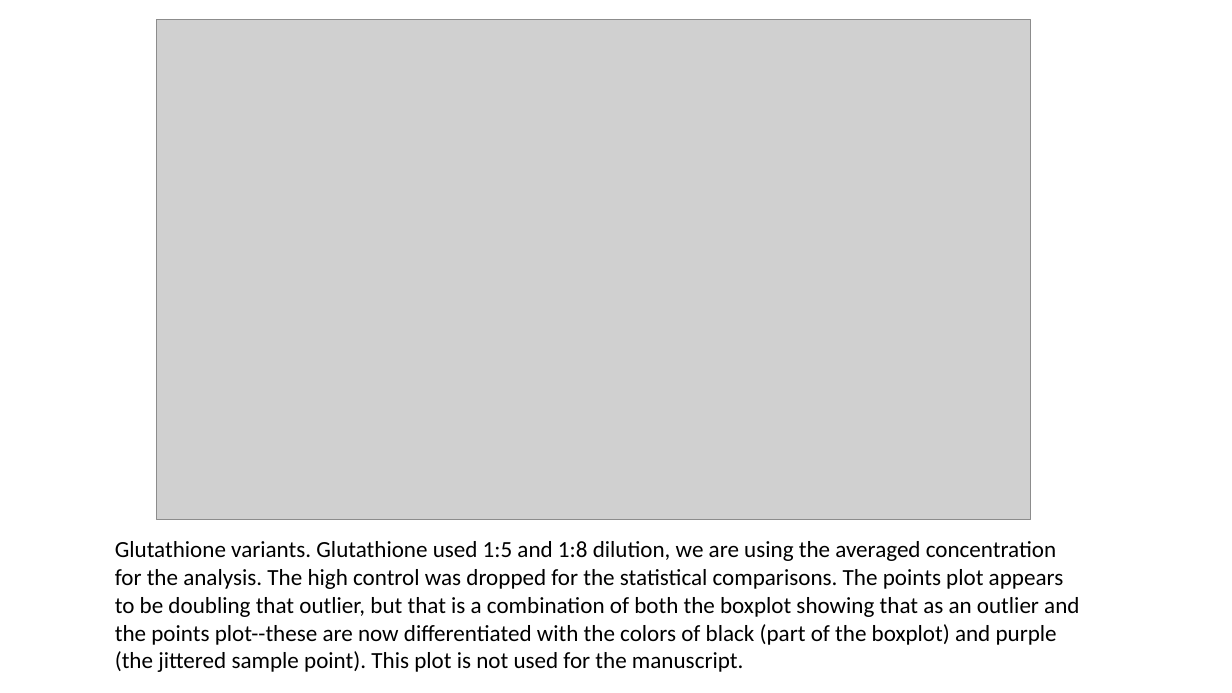
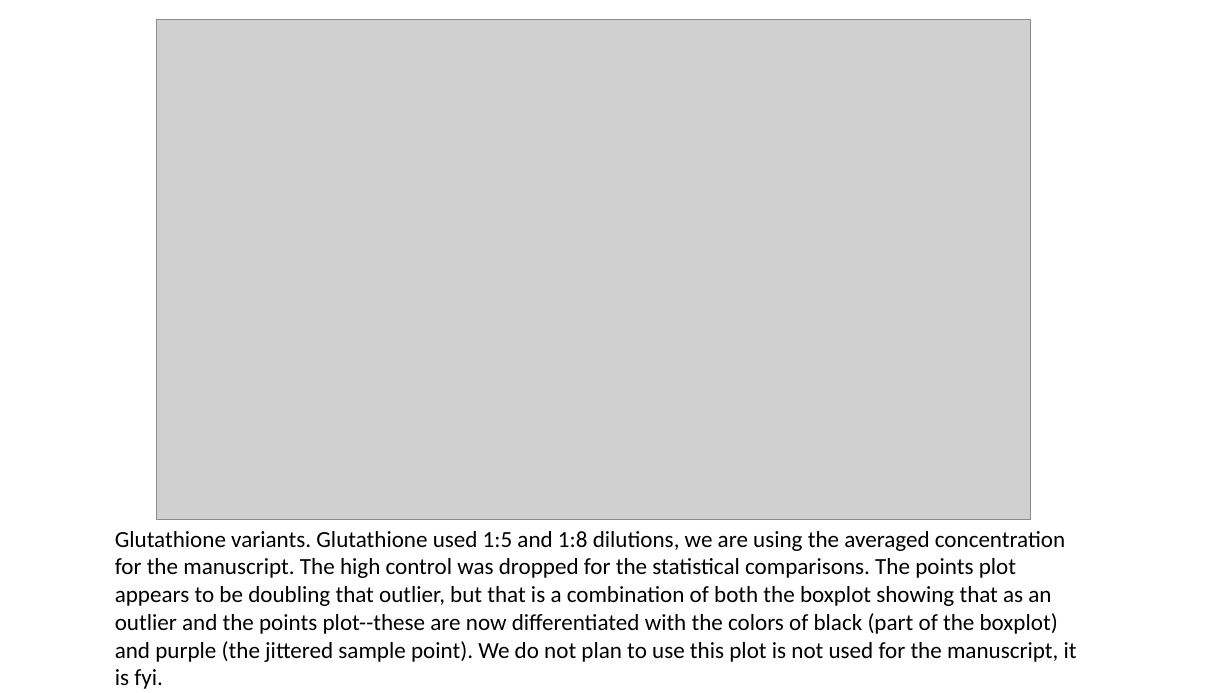
Before and after one commit to amphibian-exeff/vanmeter_salamander_exposures, a slide deck: slide 5 of pptx/rvm_salamander_gsh_analyses.pptx (slide 3 before the commit). Drawn at 1232x693 pixels with LibreOffice and Linux fonts; fonts in the diff are those of the drawing; grey boxes stand for pictures. Boxes give left, top, right and bottom in pixels: in the first picture for what was removed or moved away, otherwise in the second. Text is boxed around its words. In the diff, an @@ line names an element or a change of style, - is before the commit and + after.

Commit message:
updates for pptx

```diff
--- a/pptx/rvm_salamander_gsh_analyses.pptx
+++ b/pptx/rvm_salamander_gsh_analyses.pptx
@@ text at [115,531,1077,689]: text changed @@
-Glutathione variants. Glutathione used 1:5 and 1:8 dilution, we are using the averaged concentration for the analysis. The high control was dropped for the statistical comparisons. The points plot appears to be doubling that outlier, but that is a combination of both the boxplot showing that as an outlier and the points plot--these are now differentiated with the colors of black (part of the boxplot) and purple (the jittered sample point). This plot is not used for the manuscript.
+Glutathione variants. Glutathione used 1:5 and 1:8 dilutions, we are using the averaged concentration for the manuscript. The high control was dropped for the statistical comparisons. The points plot appears to be doubling that outlier, but that is a combination of both the boxplot showing that as an outlier and the points plot--these are now differentiated with the colors of black (part of the boxplot) and purple (the jittered sample point). We do not plan to use this plot is not used for the manuscript, it is fyi.
```
Also in this commit, not shown: 4 other slides changed, 5 slides added, 5 slides removed, 6 other files.
